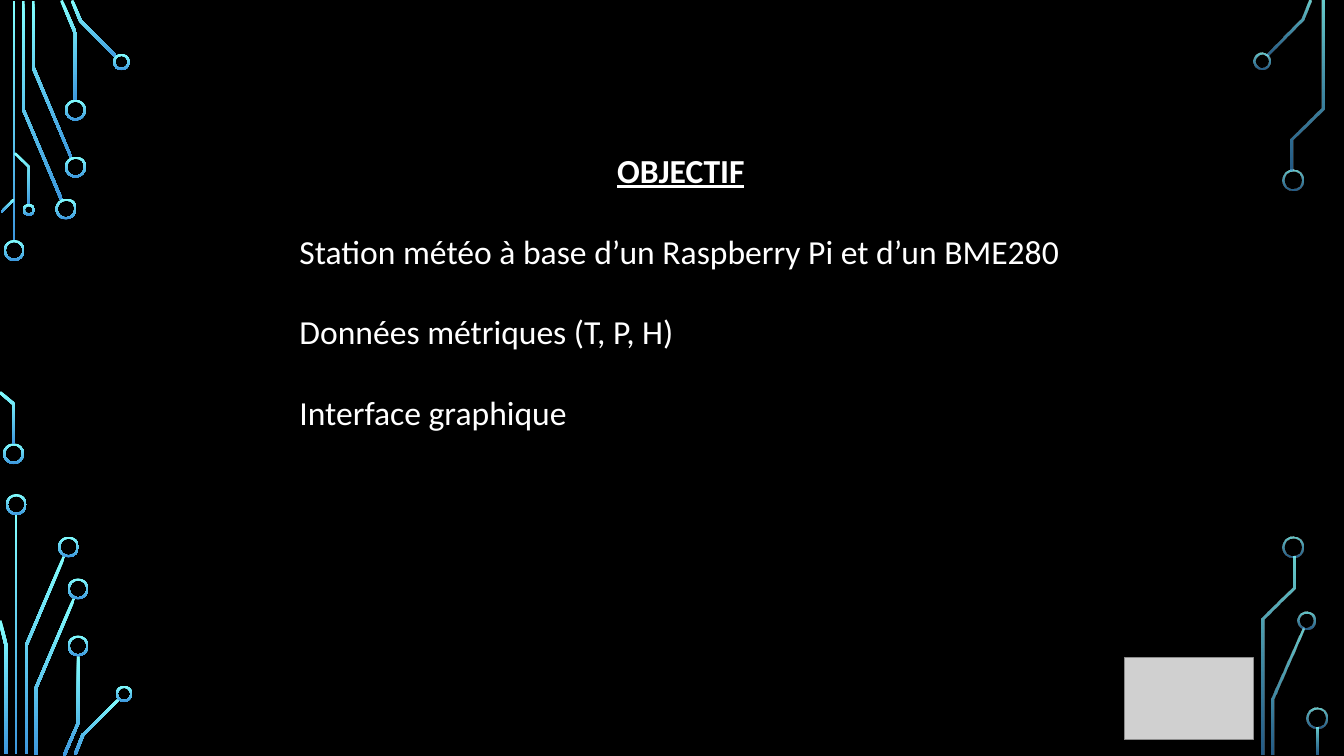
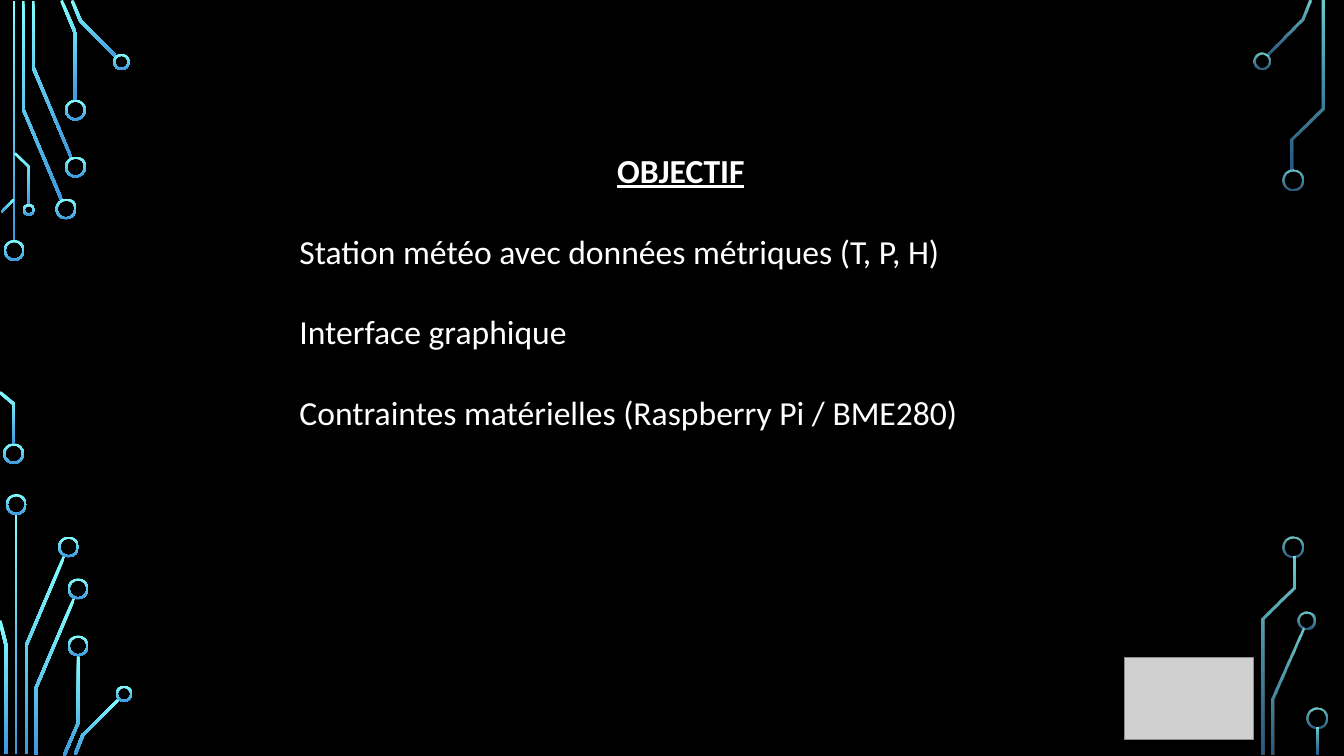
Before and after one commit to tsogh/projet_meteo, a slide deck: slide 4 of doc/Présentation projet météo.pptx (slide 3 before the commit). Drawn at 1344x756 pixels with LibreOffice and Linux fonts; fonts in the diff are those of the drawing; grey boxes stand for pictures; background and template pictures are left out. Boxes give left, top, right and bottom in pixels: in the first picture for what was removed or moved away, otherwise in the second. Text is boxed around its words. In the diff, an @@ line names an element or a change of style, - is before the commit and + after.

```diff
--- a/doc/Présentation projet météo.pptx
+++ b/doc/Présentation projet météo.pptx
@@ text at <box>299,239,939,270</box>: text changed @@
-Station météo à base d’un Raspberry Pi et d’un BME280
-Données métriques (T, P, H)
+Station météo avec données métriques (T, P, H)
@@ text at <box>299,400,958,431</box>: paragraph added @@
+Contraintes matérielles (Raspberry Pi / BME280)
```
Also in this commit, not shown: 3 other slides changed, 2 slides added, 1 other file.
